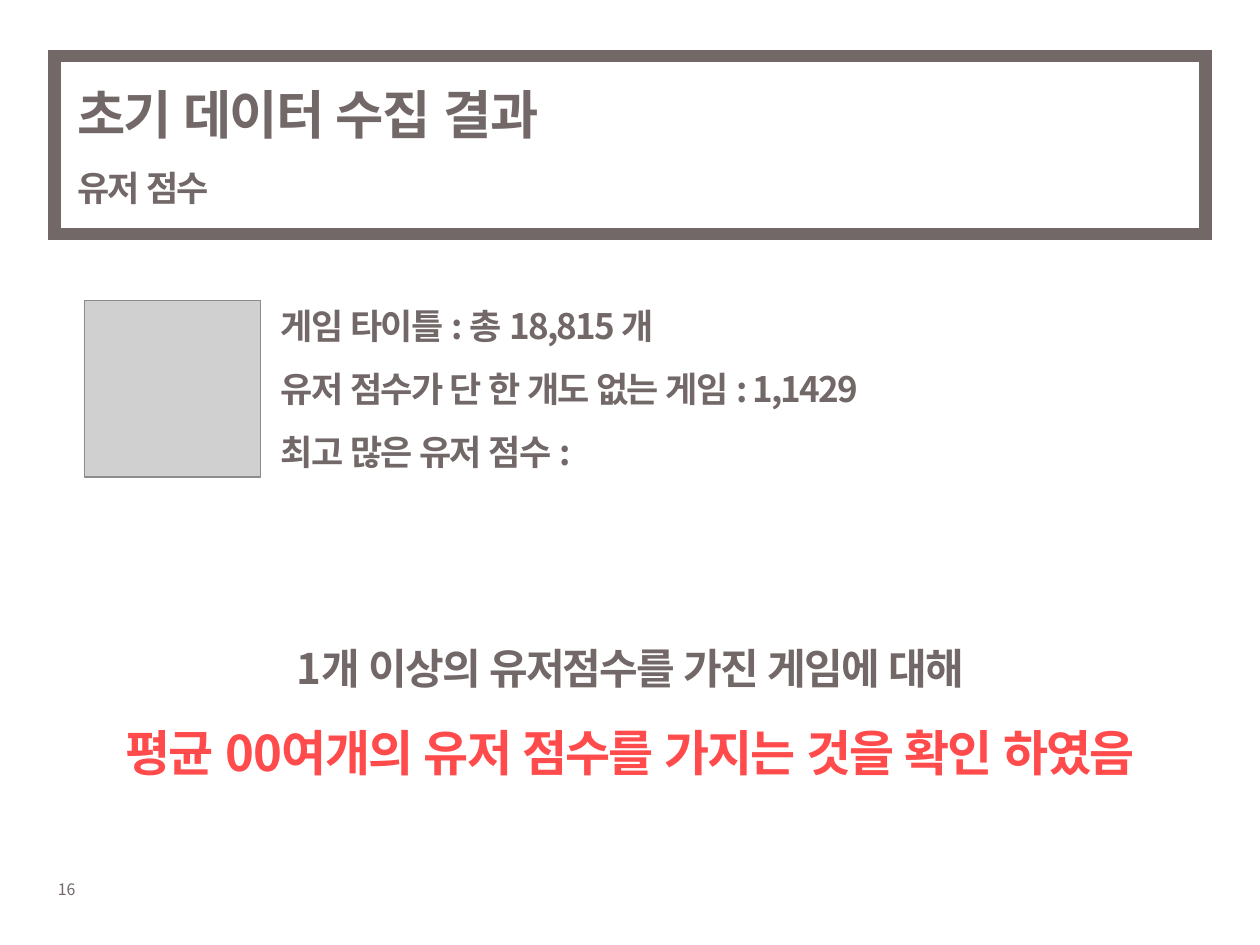
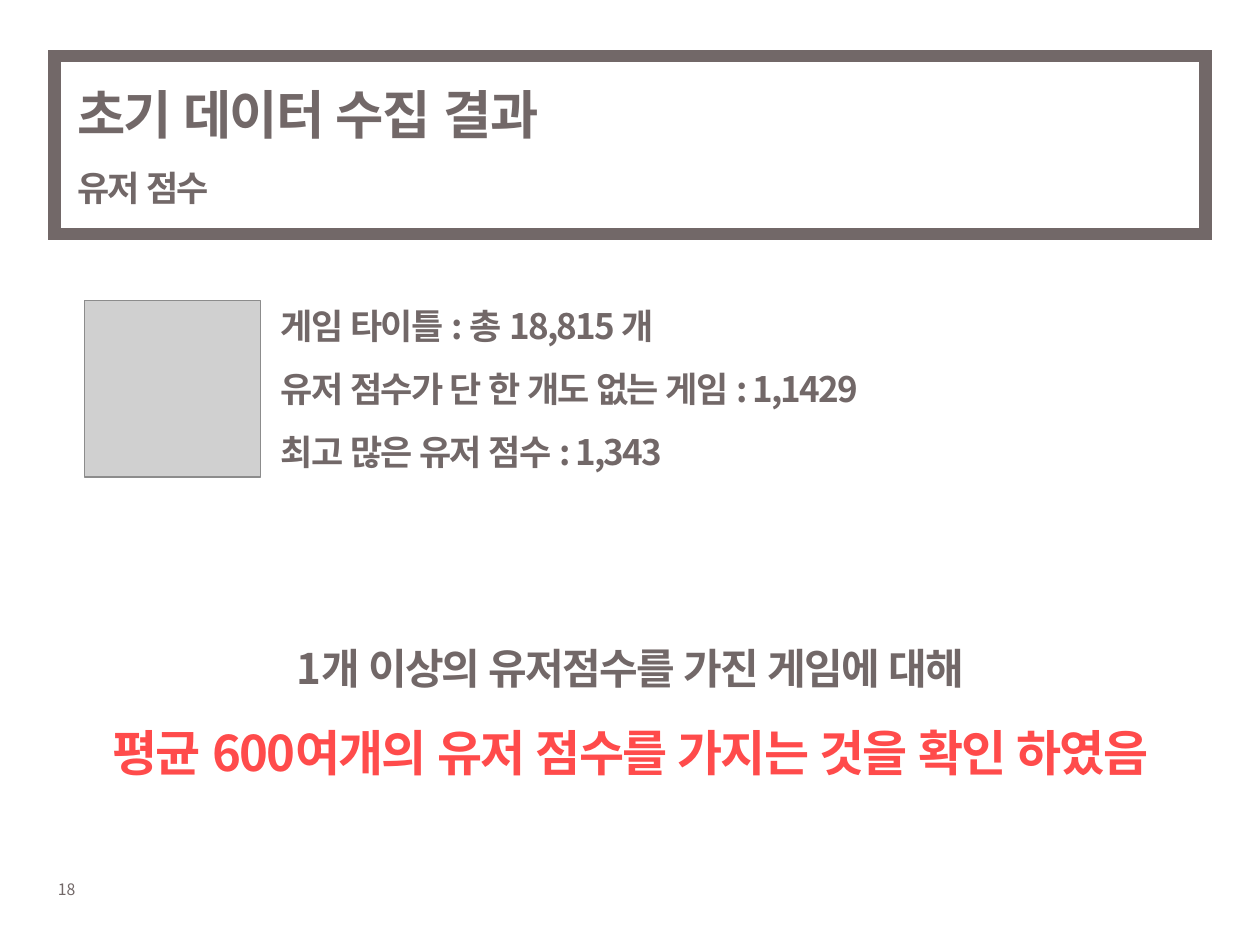
Before and after one commit to grapgrap/SourGrape, a slide deck: slide 18 of !Document/발표자료/sourgrape0822.pptx (slide 16 before the commit). Drawn at 1260x945 pixels with LibreOffice and Linux fonts; fonts in the diff are those of the drawing; grey boxes stand for pictures. Boxes give left, top, right and bottom in pixels: in the first picture for what was removed or moved away, otherwise in the second. Text is boxed around its words. In the diff, an @@ line names an element or a change of style, - is before the commit and + after.

```diff
--- a/!Document/발표자료/sourgrape0822.pptx
+++ b/!Document/발표자료/sourgrape0822.pptx
@@ text at (281,435,662,472): text changed @@
-최고 많은 유저 점수 :
+최고 많은 유저 점수 : 1,343
@@ text "1개 이상의 유저점수를 가진 게임에 ...": place and size @@
-text "1개 이상의 유저점수를 가진 게임에 ..." at (126,649,1135,776)
+text "1개 이상의 유저점수를 가진 게임에 ..." at (112,649,1149,776)
@@ text at (112,729,1149,776): text changed @@
-평균 00여개의 유저 점수를 가지는 것을 확인 하였음
+평균 600여개의 유저 점수를 가지는 것을 확인 하였음
```
Also in this commit, not shown: 2 slides added, 4 other files.
